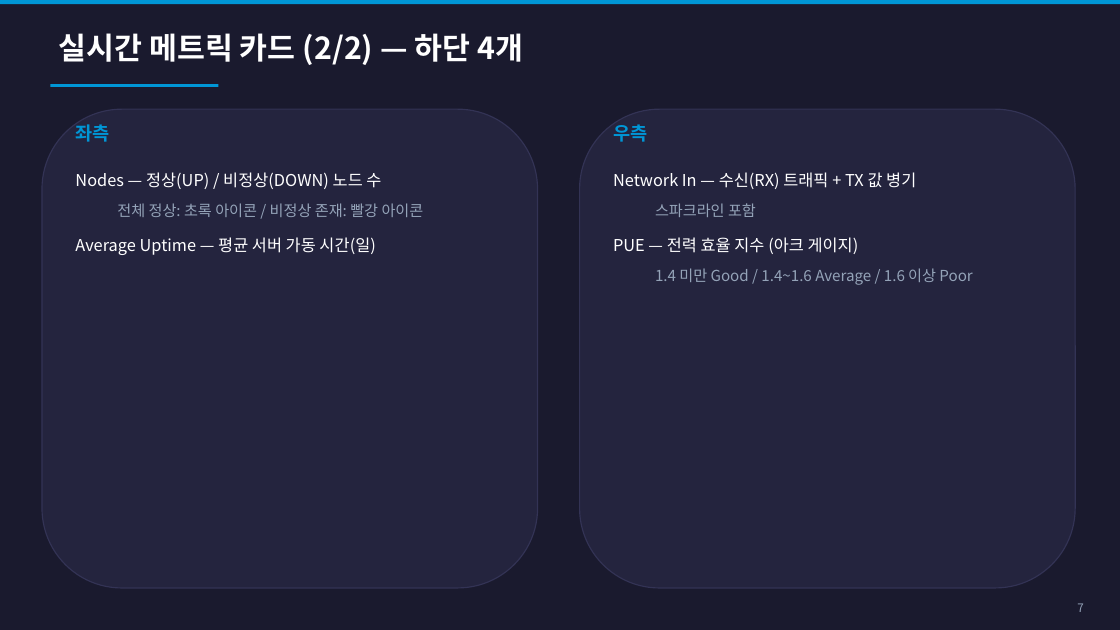
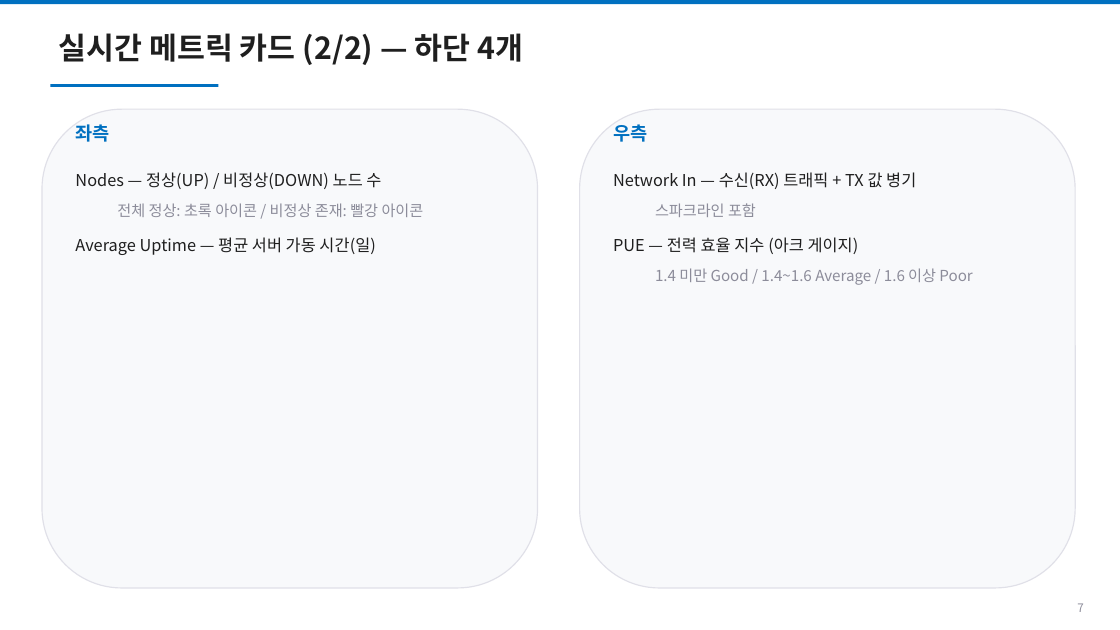
Before and after one commit to youngjaeseo-git/firstTest, a slide deck: slide 7 of docs/DC_Express_User_Manual.pptx. Drawn at 1120x630 pixels with LibreOffice and Linux fonts; fonts in the diff are those of the drawing. Boxes give left, top, right and bottom in pixels: in the first picture for what was removed or moved away, otherwise in the second. Text is boxed around its words. In the diff, an @@ line names an element or a change of style, - is before the commit and + after.

```diff
--- a/docs/DC_Express_User_Manual.pptx
+++ b/docs/DC_Express_User_Manual.pptx
@@ background #1A1A2E to #FFFFFF @@
@@ rectangle at <box>0,0,1120,4</box>: fill #0096D6 to #0070C0 @@
@@ text "실시간 메트릭 카드 (2/2) — ..." at <box>59,33,524,65</box>: text colour #FFFFFF to #1F1F1F @@
@@ rectangle at <box>50,84,218,87</box>: fill #0096D6 to #0070C0 @@
@@ rounded rectangle at <box>42,109,538,588</box>: fill #24243E to #F8F9FB; outline #333355 1 pt to #E0E0E8 1 pt @@
@@ text "좌측" at <box>75,124,109,142</box>: text colour #0096D6 to #0070C0 @@
@@ rounded rectangle at <box>580,109,1075,588</box>: fill #24243E to #F8F9FB; outline #333355 1 pt to #E0E0E8 1 pt @@
@@ text "우측" at <box>613,124,647,142</box>: text colour #0096D6 to #0070C0 @@
@@ text "Nodes — 정상(UP) / 비정상(DOWN) ..." at <box>75,172,424,255</box>: text colour #FFFFFF to #1F1F1F in "Nodes — 정상(UP) / 비정상(DOWN) 노드 수", "Average Uptime — 평균 서버 가동 시간(일)"; text colour #94A3B8 to #8C8C9A in "전체 정상: 초록 아이콘 / 비정상 존재: ..." @@
@@ text "Network In — 수신(RX) 트래픽 ..." at <box>613,172,972,285</box>: text colour #FFFFFF to #1F1F1F in "Network In — 수신(RX) 트래픽 + TX ...", "PUE — 전력 효율 지수 (아크 게이지)"; text colour #94A3B8 to #8C8C9A in "스파크라인 포함", "1.4 미만 Good / 1.4~1.6 Average / ..." @@
@@ text "7" at <box>1077,603,1083,612</box>: text colour #94A3B8 to #8C8C9A @@
```
Also in this commit, not shown: 55 other slides changed, 1 other file.
